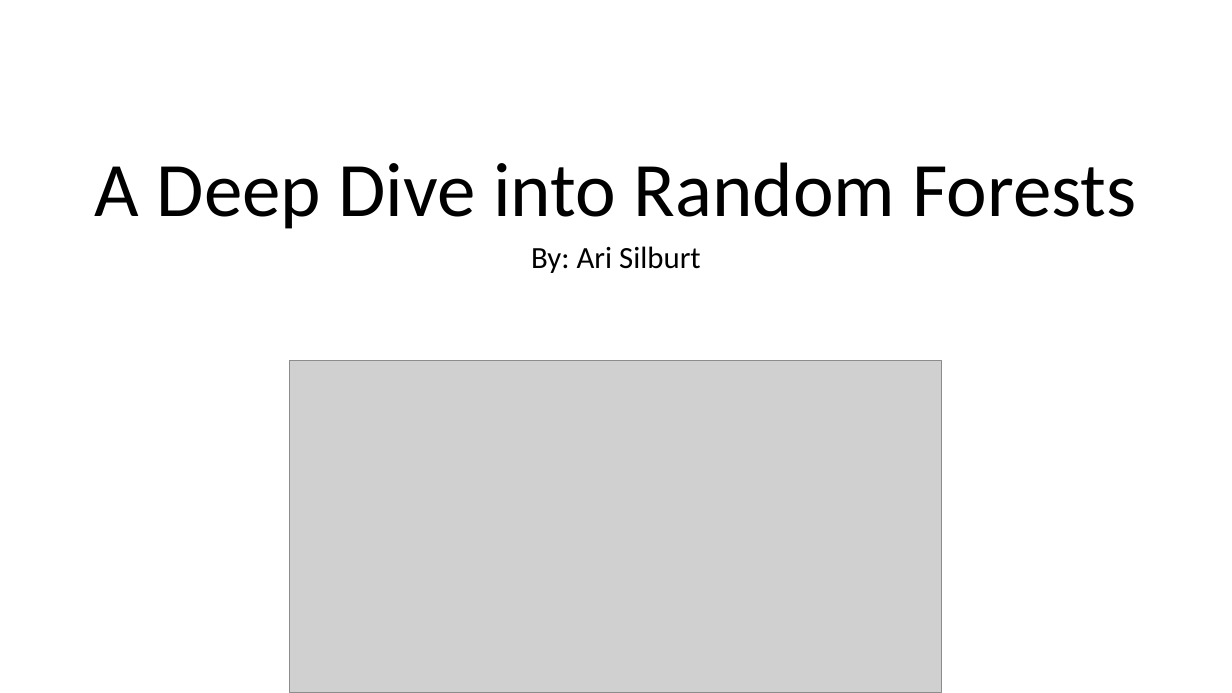
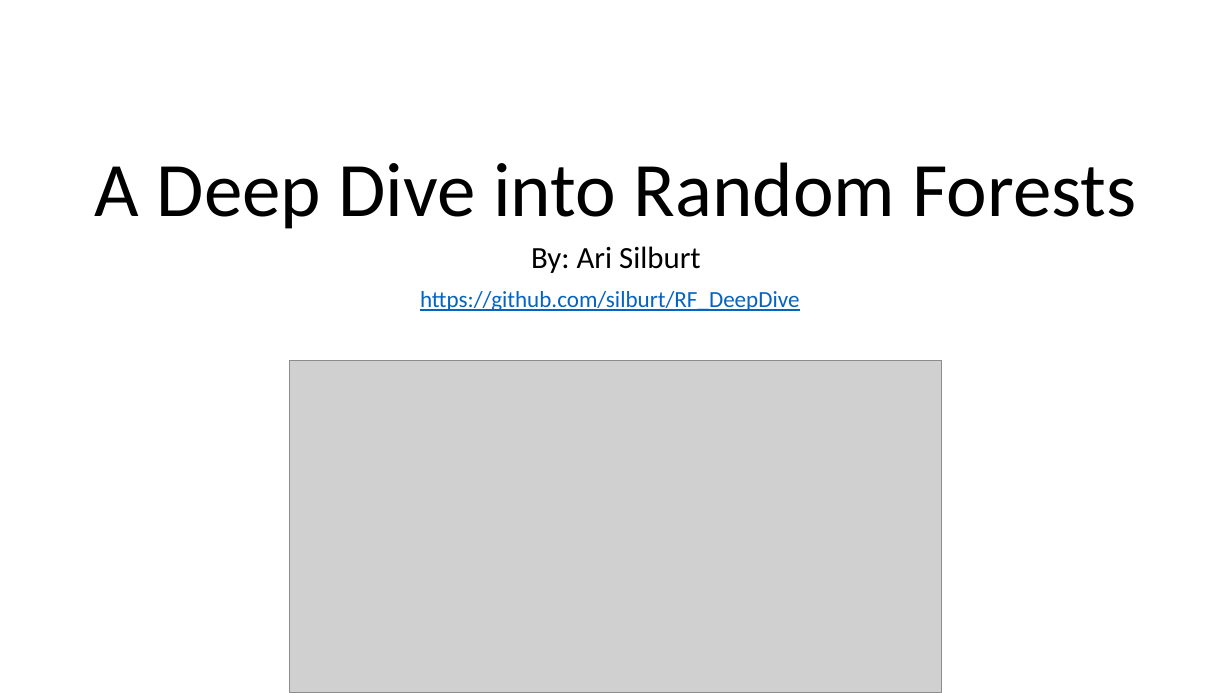
Before and after one commit to silburt/RF_DeepDive, a slide deck: slide 1 of presentation.pptx. Drawn at 1232x693 pixels with LibreOffice and Linux fonts; fonts in the diff are those of the drawing; grey boxes stand for pictures. Boxes give left, top, right and bottom in pixels: in the first picture for what was removed or moved away, otherwise in the second. Text is boxed around its words. In the diff, an @@ line names an element or a change of style, - is before the commit and + after.

```diff
--- a/presentation.pptx
+++ b/presentation.pptx
@@ text added at <box>420,291,799,311</box>, 18 pt, text #0563C1, underline @@
+https://github.com/silburt/RF_DeepDive
```
Also in this commit, not shown: 1 other slide changed, 2 slides added, 2 other files.
